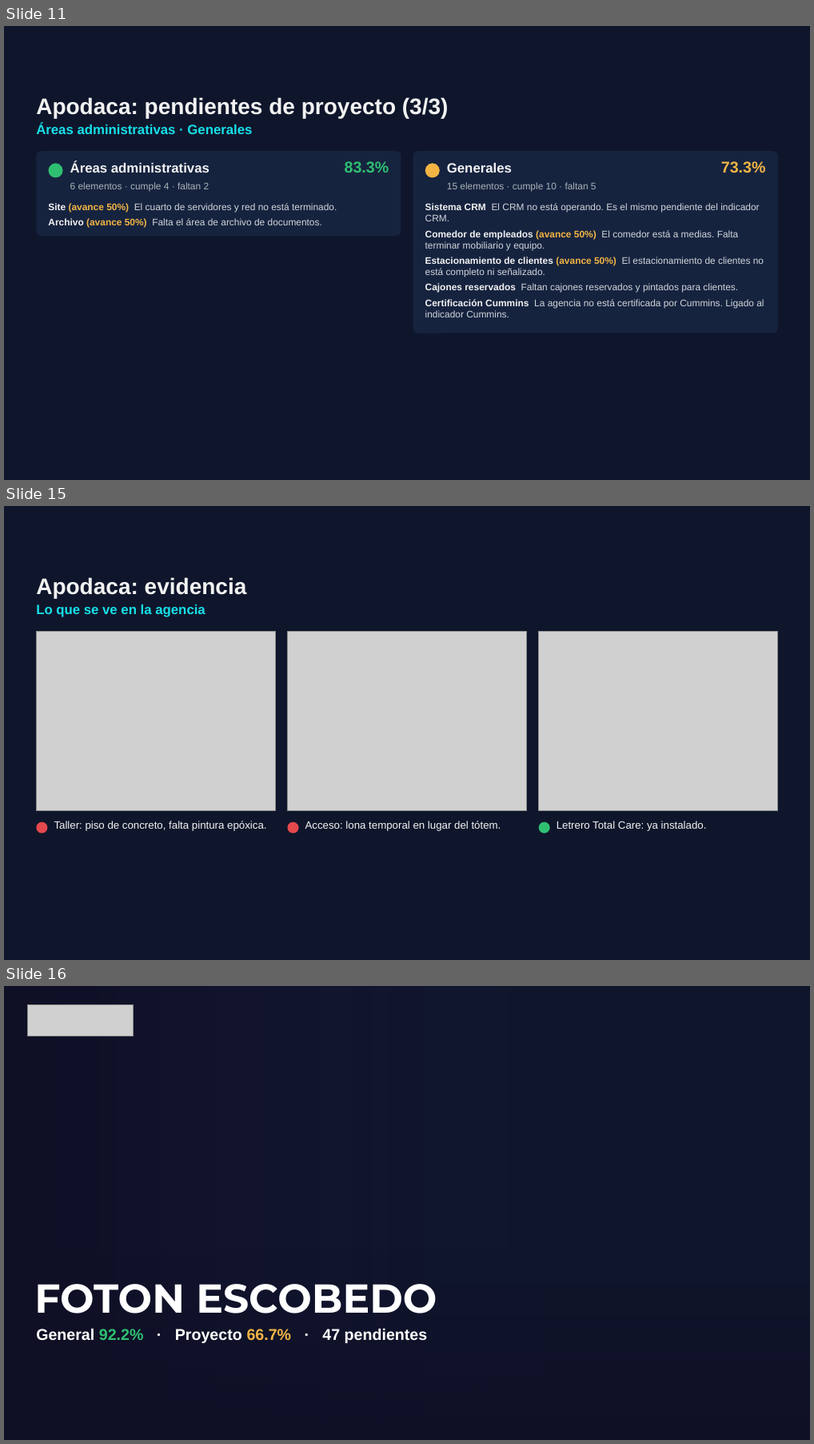
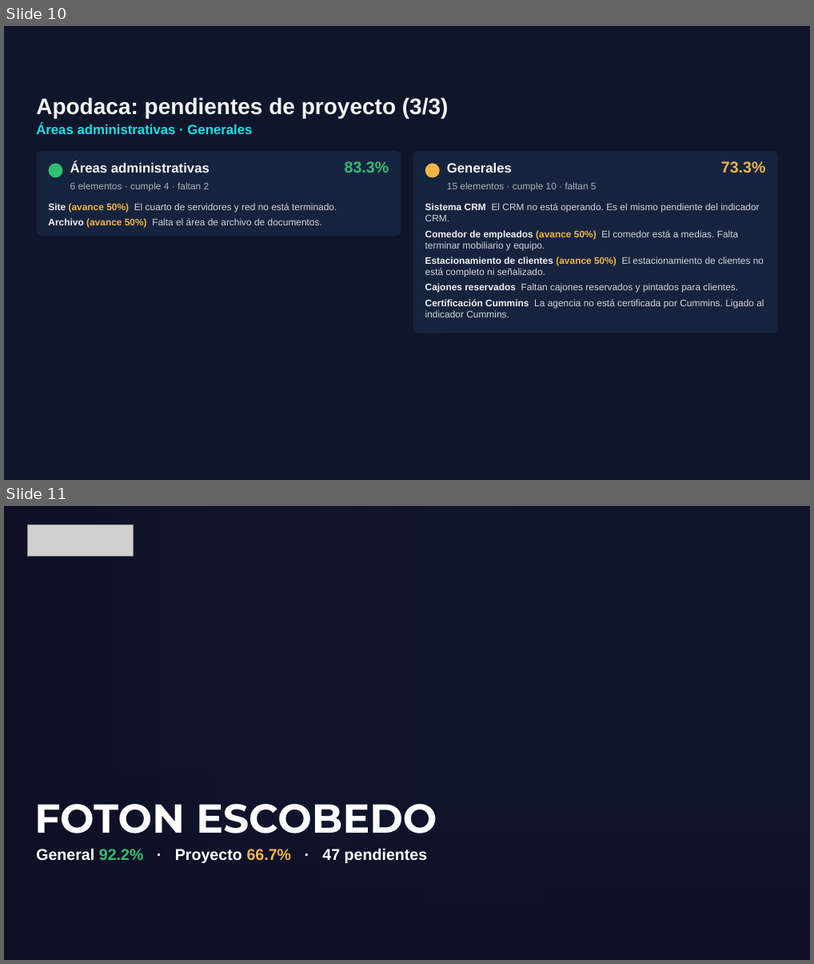
Before and after one commit to ReneDiz/Estatus-Distribuidores, a slide deck: presentacion/Grupo_Velcen_Estatus_nov2026.pptx. Shown one above the other, each under a label of ours: slides 11, 15 and 16 before the commit, slides 10 and 11 after it; the slides between them are not shown. The pictures are 814x1444 and 814x964 pixels, drawn with LibreOffice and Linux fonts; fonts in the diff are those of the drawing; grey boxes stand for pictures; background and template pictures are left out. Boxes give left, top, right and bottom in pixels: in the first picture for what was removed or moved away, otherwise in the second. Text is boxed around its words. In the diff, an @@ line names an element or a change of style, - is before the commit and + after.

```diff
--- a/presentacion/Grupo_Velcen_Estatus_nov2026.pptx
+++ b/presentacion/Grupo_Velcen_Estatus_nov2026.pptx
@@ slide 15 removed at [4,506,810,960], background picture (left out); not listed: 1 template element that a slide beside it also shows @@
@@ text removed at [36,577,247,598] @@
-Apodaca: evidencia
@@ text removed at [36,604,205,617] @@
-Lo que se ve en la agencia
@@ picture removed at [36,631,276,810] @@
@@ picture removed at [288,631,527,810] @@
@@ picture removed at [538,631,778,810] @@
@@ ellipse removed at [36,821,47,832] @@
@@ text removed at [54,820,266,831] @@
-Taller: piso de concreto, falta pintura epóxica.
@@ ellipse removed at [288,821,299,832] @@
@@ text removed at [306,820,502,831] @@
-Acceso: lona temporal en lugar del tótem.
@@ ellipse removed at [538,821,550,832] @@
@@ text removed at [557,820,707,831] @@
-Letrero Total Care: ya instalado.
@@ what was slide 11 is now slide 10 @@
@@ what was slide 16 is now slide 11 @@
```
Also in this commit, not shown: 4 slides changed, 10 other slides removed, 5 other files.
